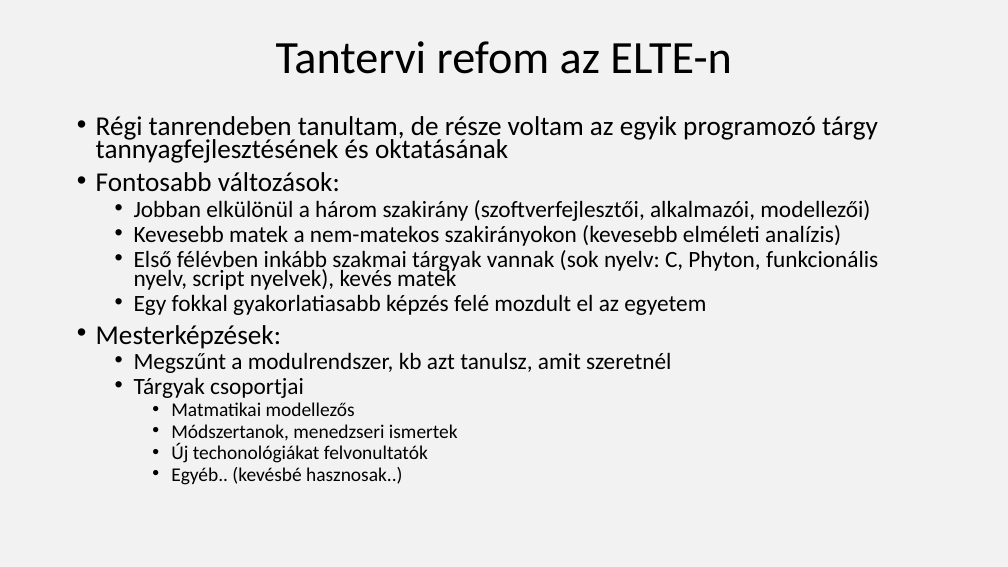
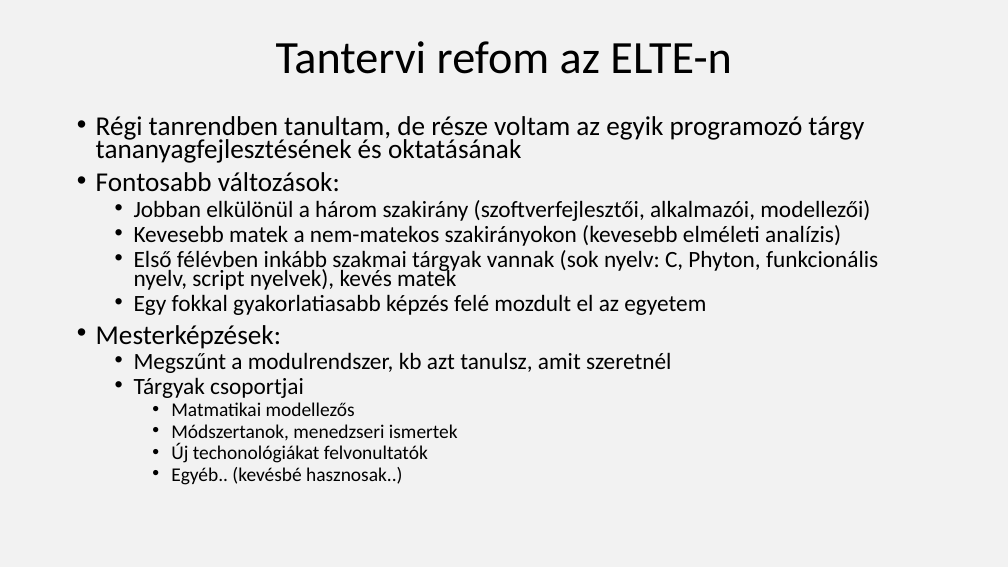
Before and after one commit to nagyandras95/Egyetem, a slide deck: slide 7 of efop/03/Programozók világa.pptx. Drawn at 1008x567 pixels with LibreOffice and Linux fonts; fonts in the diff are those of the drawing. Boxes give left, top, right and bottom in pixels: in the first picture for what was removed or moved away, otherwise in the second. Text is boxed around its words. In the diff, an @@ line names an element or a change of style, - is before the commit and + after.

```diff
--- a/efop/03/Programozók világa.pptx
+++ b/efop/03/Programozók világa.pptx
@@ text at (x1=96, y1=116, x2=864, y2=163): text changed @@
-• Régi tanrendeben tanultam, de része voltam az egyik programozó tárgy tannyagfejlesztésének és oktatásának
+• Régi tanrendben tanultam, de része voltam az egyik programozó tárgy tananyagfejlesztésének és oktatásának
```
Also in this commit, not shown: 5 other slides changed.
